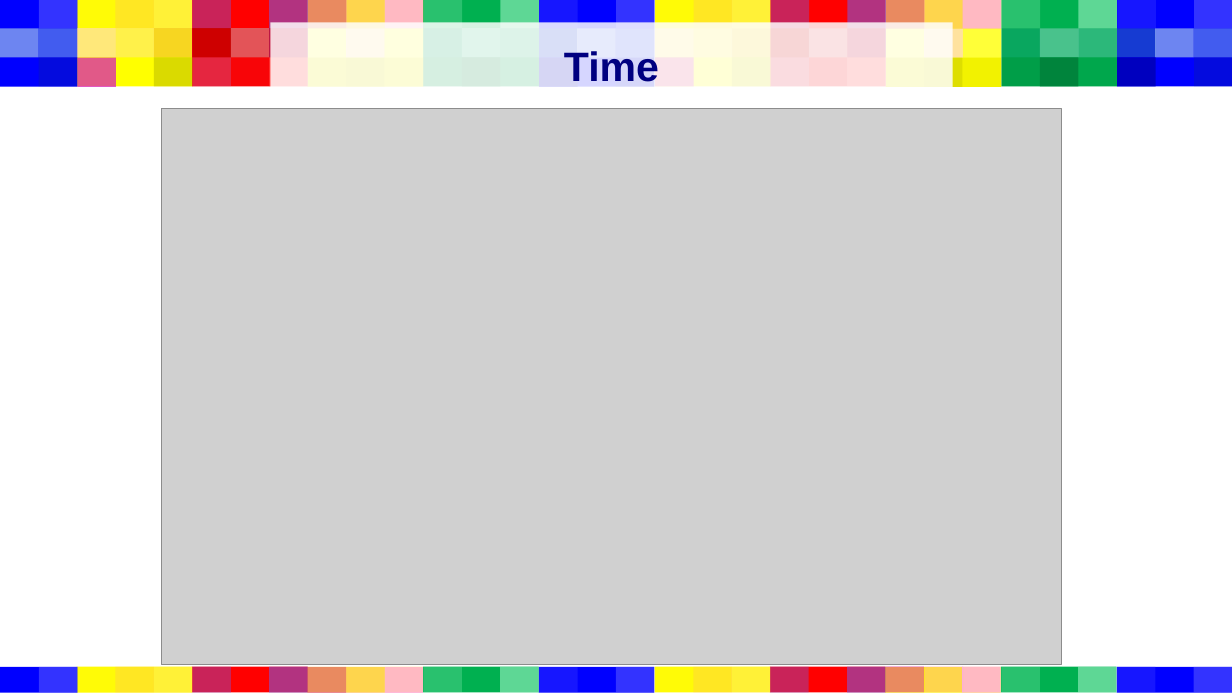
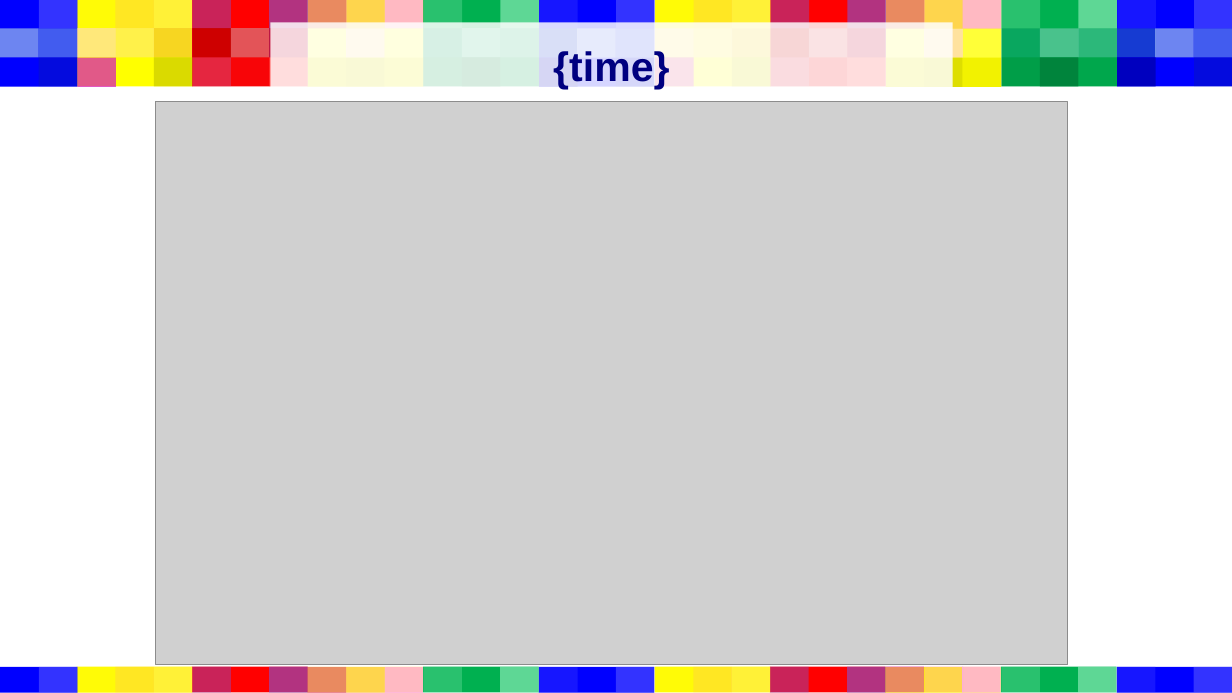
Before and after one commit to tgoodell/Computer-Programming-II, a slide deck: slide 3 of A01/presentation.pptx (slide 2 before the commit). Drawn at 1232x693 pixels with LibreOffice and Linux fonts; fonts in the diff are those of the drawing; grey boxes stand for pictures. Boxes give left, top, right and bottom in pixels: in the first picture for what was removed or moved away, otherwise in the second. Text is boxed around its words. In the diff, an @@ line names an element or a change of style, - is before the commit and + after.

```diff
--- a/A01/presentation.pptx
+++ b/A01/presentation.pptx
@@ title at (x1=553, y1=49, x2=669, y2=90): text changed @@
-Time
+{time}
@@ picture resized from (x1=162, y1=109, x2=1061, y2=665) to (x1=156, y1=102, x2=1067, y2=665) @@
```
Also in this commit, not shown: 9 other slides changed, 2 slides added, 19 other files.
